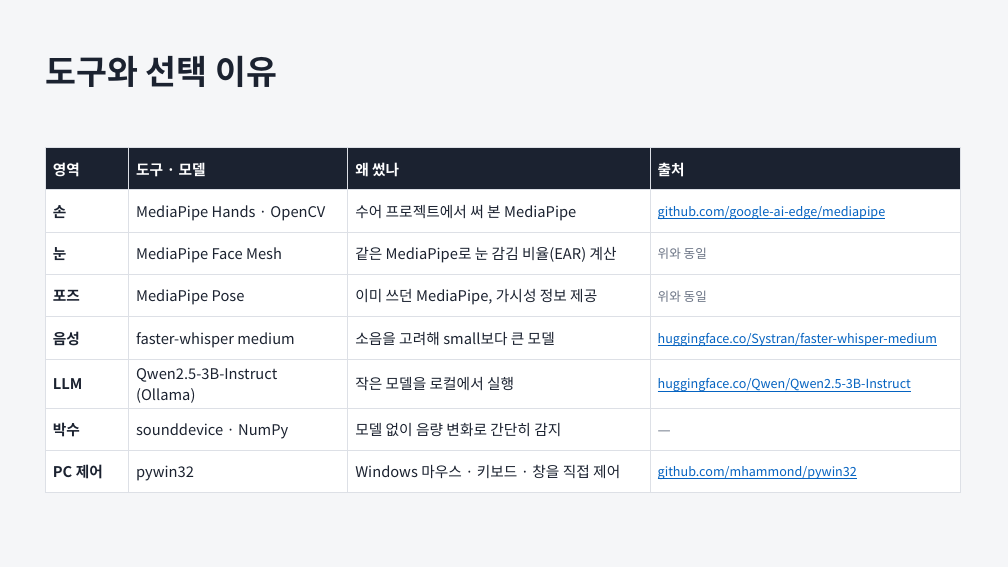
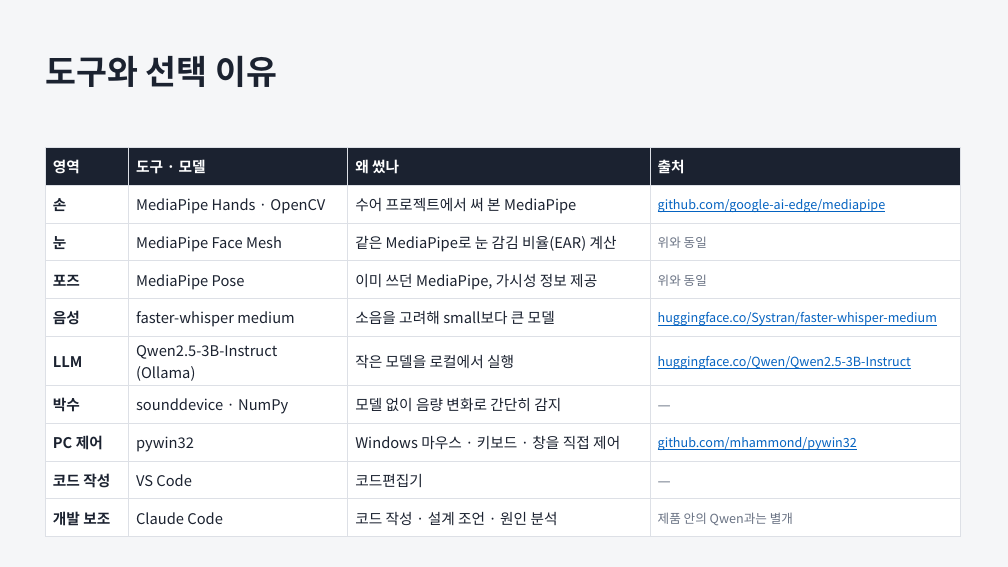
Before and after one commit to JungUH-0/JungPra, a slide deck: slide 6 of pythonpra/myproject/ppt/assistant_process.pptx. Drawn at 1008x567 pixels with LibreOffice and Linux fonts; fonts in the diff are those of the drawing. Boxes give left, top, right and bottom in pixels: in the first picture for what was removed or moved away, otherwise in the second. Text is boxed around its words. In the diff, an @@ line names an element or a change of style, - is before the commit and + after.

```diff
--- a/pythonpra/myproject/ppt/assistant_process.pptx
+++ b/pythonpra/myproject/ppt/assistant_process.pptx
@@ table at [45,147,960,530] @@
+row 9: 코드 작성 | VS Code | 코드편집기 | —
+row 10: 개발 보조 | Claude Code | 코드 작성 · 설계 조언 · 원인 분석 | 제품 안의 Qwen과는 별개
```
Also in this commit, not shown: 1 other slide changed, 2 slides added, 1 slide removed, 5 other files.
